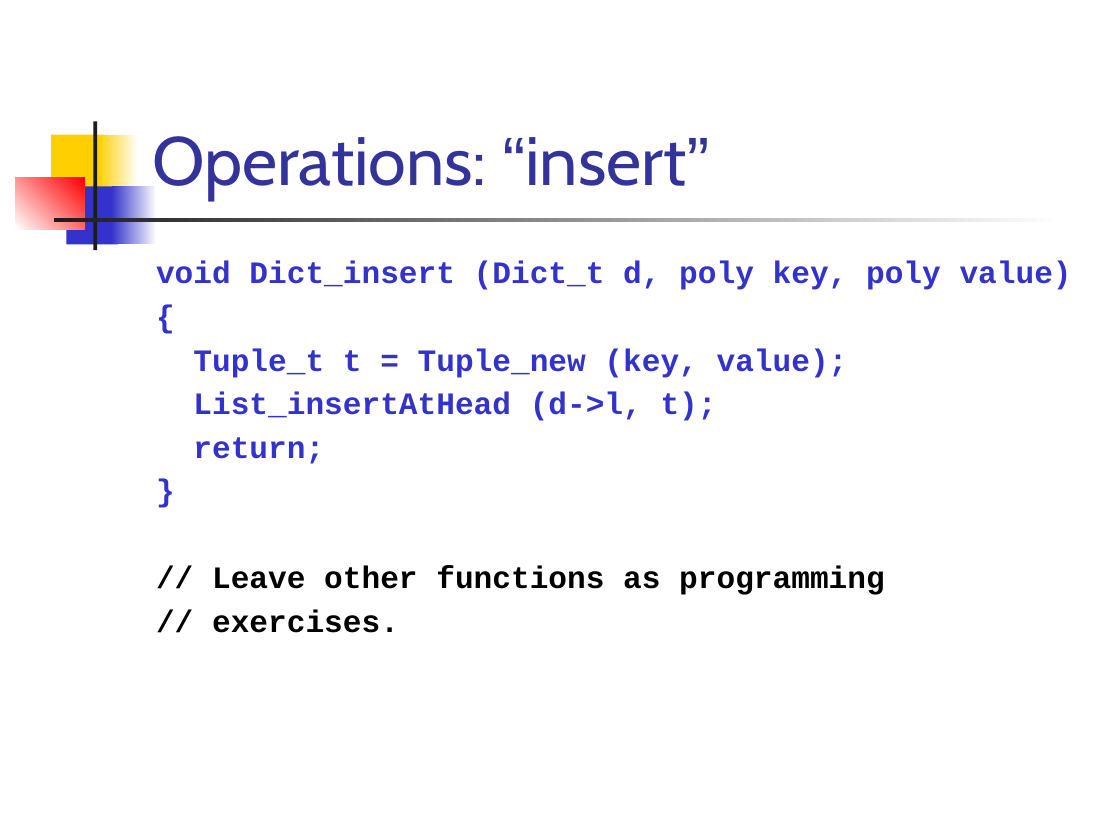
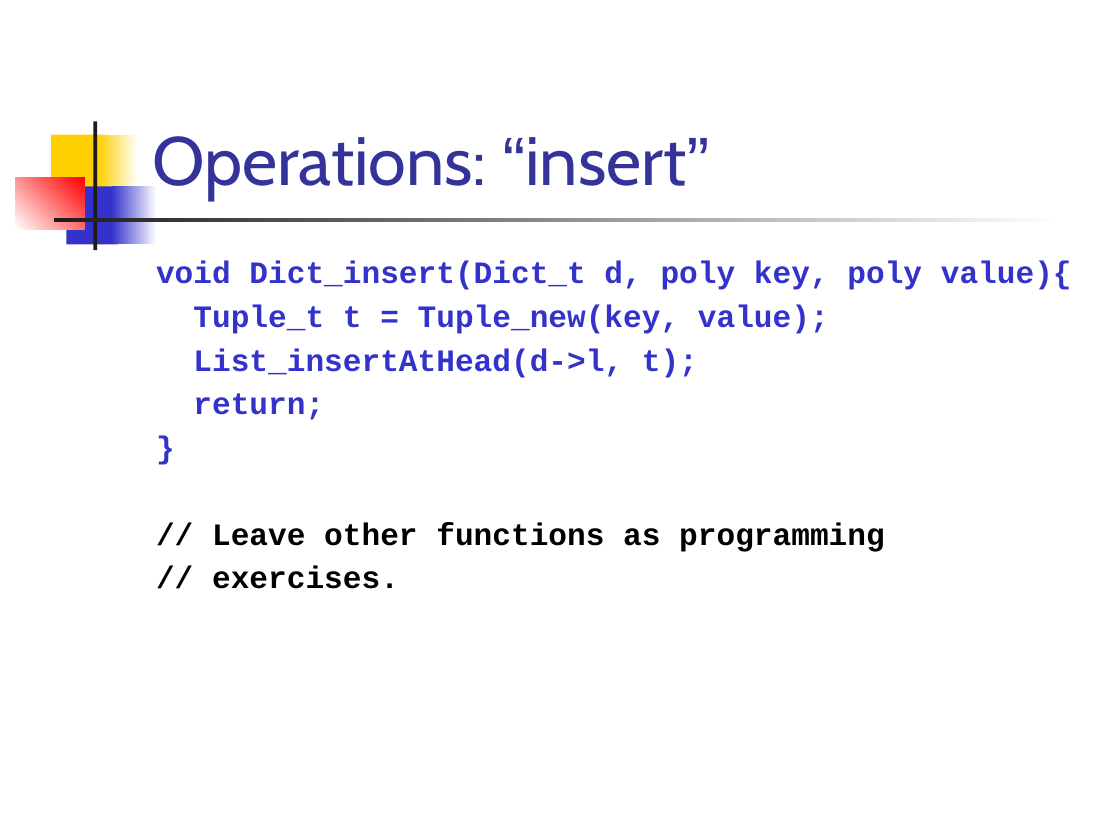
Before and after one commit to csslab-ustc/csslab-ustc.github.io, a slide deck: slide 34 of courses/sysprog/slides/lec14-linkedList.pptx. Drawn at 1120x840 pixels with LibreOffice and Linux fonts; fonts in the diff are those of the drawing. Boxes give left, top, right and bottom in pixels: in the first picture for what was removed or moved away, otherwise in the second. Text is boxed around its words. In the diff, an @@ line names an element or a change of style, - is before the commit and + after.

```diff
--- a/courses/sysprog/slides/lec14-linkedList.pptx
+++ b/courses/sysprog/slides/lec14-linkedList.pptx
@@ text at (x1=156, y1=261, x2=1072, y2=378): text changed @@
-void Dict_insert (Dict_t d, poly key, poly value)
-{
-Tuple_t t = Tuple_new (key, value);
-List_insertAtHead (d->l, t);
+void Dict_insert(Dict_t d, poly key, poly value){
+Tuple_t t = Tuple_new(key, value);
+List_insertAtHead(d->l, t);
```
Also in this commit, not shown: 24 other slides changed, 27 other files.
